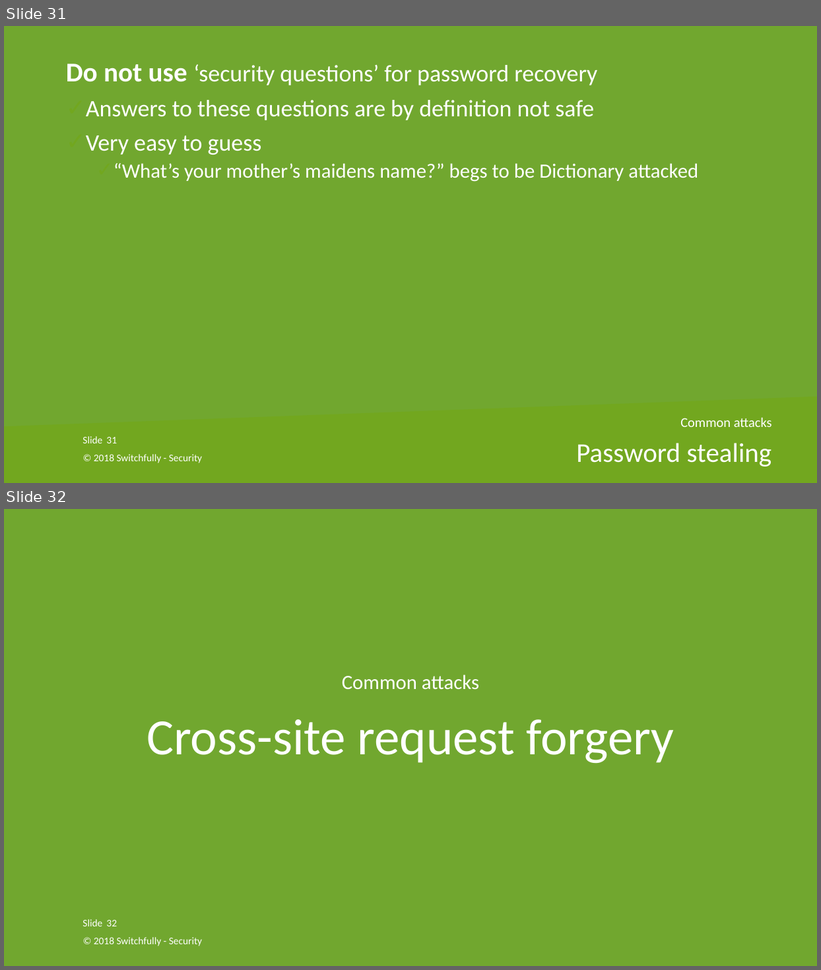
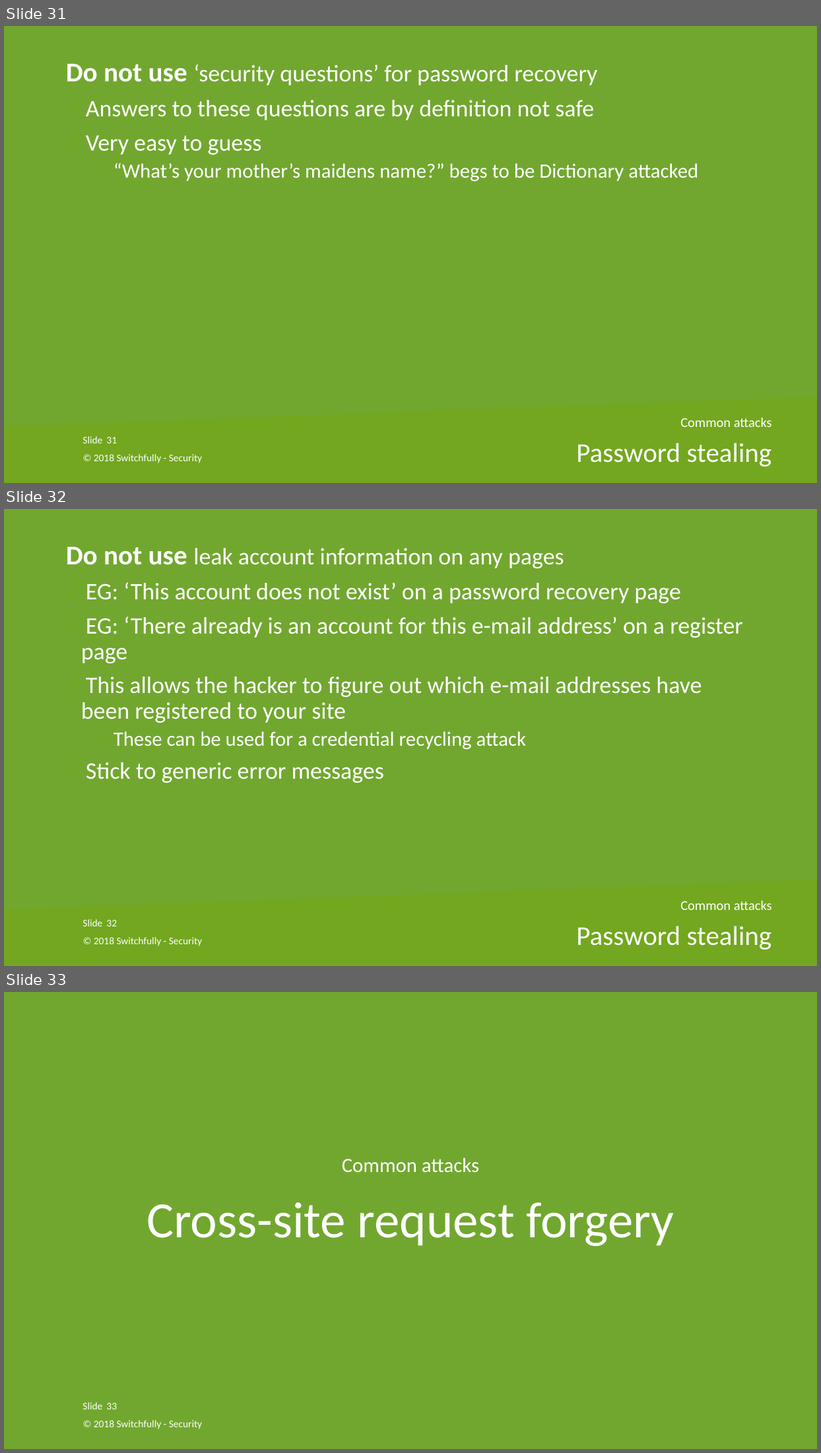
Before and after one commit to nielsjani/switchfully-security, a slide deck: powerpoint/switchfully-security@Cegeka.pptx. Shown one above the other, each under a label of ours: slides 31 and 32 before the commit, slides 31, 32 and 33 after it. The pictures are 821x970 and 821x1453 pixels, drawn with LibreOffice and Linux fonts; fonts in the diff are those of the drawing; background and template pictures are left out. Boxes give left, top, right and bottom in pixels: in the first picture for what was removed or moved away, otherwise in the second. Text is boxed around its words. In the diff, an @@ line names an element or a change of style, - is before the commit and + after.

```diff
--- a/powerpoint/switchfully-security@Cegeka.pptx
+++ b/powerpoint/switchfully-security@Cegeka.pptx
@@ slide 32 added at <box>4,509,817,966</box>, background picture (left out); not listed: 2 template elements that a slide beside it also shows @@
@@ text added at <box>66,547,743,783</box>, 28 pt, text #FFFFFF @@
+Do not use leak account information on any pages
+✓ EG: ‘This account does not exist’ on a password recovery page
+✓ EG: ‘There already is an account for this e-mail address’ on a register page
+✓ This allows the hacker to figure out which e-mail addresses have been registered to your site
+  ✓ These can be used for a credential recycling attack
+✓ Stick to generic error messages
@@ text added at <box>680,900,772,910</box>, 16 pt, text #FFFFFF @@
+Common attacks
@@ page number added at <box>106,920,117,927</box>, 12 pt, text #FFFFFF @@
+32
@@ text added at <box>94,937,202,947</box>, 12 pt, text #FFFFFF @@
+© 2018 Switchfully - Security
@@ title added at <box>576,926,772,950</box>, 32 pt, text #FFFFFF @@
+Password stealing
@@ what was slide 32 is now slide 33 @@
@@ page number at <box>106,1403,117,1410</box>: text changed @@
-32
+33
```
Also in this commit, not shown: 3 slides changed, 1 other slide added.
